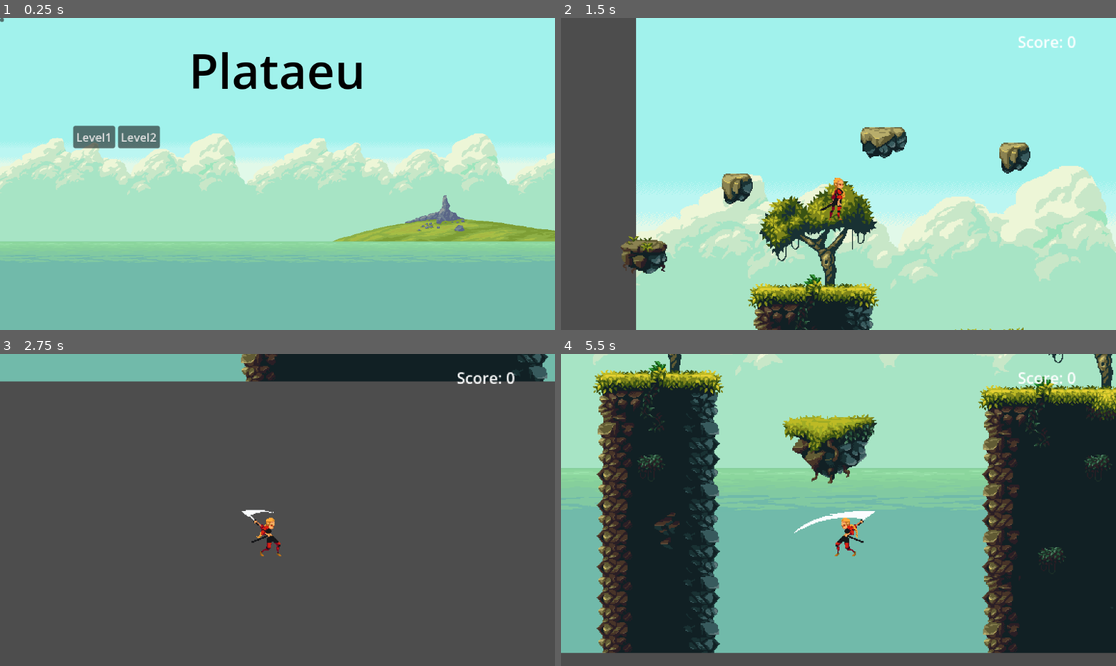
Above: before the commit, frames 1-4 (two rows, left to right).
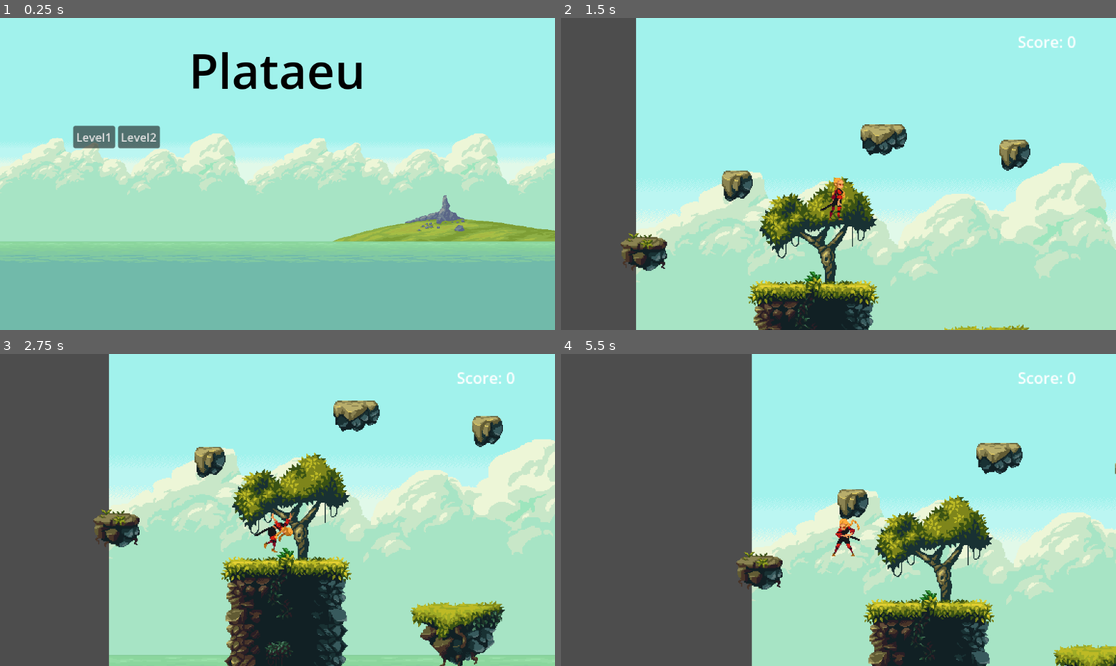
Above: after the commit, the same moments.

Repository: boovle2/plataeu
Game: Godot game, scene res://home_screen.tscn
Two runs of this game, one before a commit and one after it. Both use one fixed random seed, a clock stepped at 60 frames per second and the inputs below. Before the commit the project has no main scene; this scene is started directly in both runs.
Inputs (mouse positions are in pixels of both pictures, inside the frame that each line leads up to):
- Up to frame 1 (0.25 s): no input
- Up to frame 2 (1.5 s): click "Level1" at 0.5 s; tap Enter (ui_accept) at 1.25 s; move the mouse to (960, 158) at 1.27 s; hold Right (ui_right) from 1.28 s (still down); click (960, 158) at 1.35 s
- Up to frame 3 (2.75 s): keep holding Right (ui_right); tap Enter (ui_accept) at 1.52, 2.27 s; move the mouse to (166, 525) at 2.02 s; click (166, 525) at 2.1 s
- Up to frame 4 (5.5 s): move the mouse to (894, 441) at 2.77 s; release Right (ui_right) at 2.78 s; hold Left (ui_left) 2.78-3.53 s; click (894, 441) at 2.85 s; move the mouse to (810, 572) at 3.52 s; hold Right (ui_right) 3.53-5.03 s; click (810, 572) at 3.6 s; tap Enter (ui_accept) at 3.77, 4.52, 5.27 s; move the mouse to (1005, 556) at 4.27 s; click (1005, 556) at 4.35 s; move the mouse to (672, 463) at 5.02 s; hold Left (ui_left) from 5.03 s (still down); click (672, 463) at 5.1 s

The runs differ from the first frame. In frame 1, less than 0.1% of the frame differs, in the area x 0-1%, y 0-2%; in frame 2, 9.5%; in frame 3, 82%; in frame 4, 97%, in the area x 0-100%, y 0-100%.

Commit message:
working spikes

Diff:
--- a/plataeu/killzone.tscn
+++ b/plataeu/killzone.tscn
@@ -8,7 +8,7 @@
 script = ExtResource("1_3brf5")
 
 [node name="Timer" type="Timer" parent="." unique_id=1883727736]
-wait_time = 0.6
+wait_time = 0.3
 
 [connection signal="body_entered" from="." to="." method="_on_body_entered"]
 [connection signal="timeout" from="Timer" to="." method="_on_timer_timeout"]
--- a/plataeu/levels/Level1.tscn
+++ b/plataeu/levels/Level1.tscn
@@ -6,7 +6,8 @@
 [ext_resource type="Texture2D" uid="uid://oyms3r5wakso" path="res://assets/Environment/far-grounds.png" id="3_mlbie"]
 [ext_resource type="Texture2D" uid="uid://bewqx7u63v62g" path="res://assets/Environment/sea.png" id="4_s3sxq"]
 [ext_resource type="Texture2D" uid="uid://d20b5kd2y4qmu" path="res://assets/Environment/sky.png" id="5_5py54"]
-[ext_resource type="PackedScene" path="res://killzone.tscn" id="8_s3sxq"]
+[ext_resource type="PackedScene" uid="uid://qsf5luod57b6" path="res://spikes.tscn" id="8_dkril"]
+[ext_resource type="PackedScene" uid="uid://r57xoxrbljl7" path="res://killzone.tscn" id="8_s3sxq"]
 
 [sub_resource type="TileSetAtlasSource" id="TileSetAtlasSource_mlbie"]
 texture = ExtResource("1_kyxg0")
@@ -1391,3 +1392,9 @@
 [node name="CollisionShape2D" type="CollisionShape2D" parent="Killzone" unique_id=204114073]
 position = Vector2(375, 494)
 shape = SubResource("WorldBoundaryShape2D_5py54")
+
+[node name="spikes" parent="." unique_id=1447488988 instance=ExtResource("8_dkril")]
+position = Vector2(362, 410)
+
+[node name="spikes2" parent="." unique_id=494499829 instance=ExtResource("8_dkril")]
+position = Vector2(681, 377)
--- a/plataeu/player.tscn
+++ b/plataeu/player.tscn
@@ -193,7 +193,7 @@
 
 [sub_resource type="CapsuleShape2D" id="CapsuleShape2D_tkwlq"]
 radius = 9.0
-height = 52.0
+height = 44.0
 
 [node name="Player" type="CharacterBody2D" unique_id=1702158464]
 collision_layer = 3
@@ -205,7 +205,7 @@
 animation = &"attack_"
 
 [node name="CollisionShape2D" type="CollisionShape2D" parent="." unique_id=575144472]
-position = Vector2(0, 25)
+position = Vector2(-1, 26)
 shape = SubResource("CapsuleShape2D_tkwlq")
 
 [node name="Camera2D" type="Camera2D" parent="." unique_id=1606899078]
--- a/plataeu/project.godot
+++ b/plataeu/project.godot
@@ -11,11 +11,8 @@
 [application]
 
 config/name="plataeu"
+run/main_scene="uid://df8dbb8rmtbs8"
 config/features=PackedStringArray("4.6", "Forward Plus")
-
-[autoload]
-
-GlobalButton="*uid://cgfmmxvv6ifol"
 
 [input]
 
--- a/plataeu/spikes.gd
+++ b/plataeu/spikes.gd
@@ -1,19 +1,5 @@
 extends Area2D
-@onready var animated_sprite_2d: AnimatedSprite2D = $AnimatedSprite2D
-@onready var collision_shape_2d: CollisionShape2D = $CollisionShape2D
+@onready var animation_player: AnimationPlayer = $AnimationPlayer
 
-var move_up = true
-var Speed = 49
-
-func _process(delta: float) -> void:
-	animated_sprite_2d.play("default")
-	if move_up == true:
-		if collision_shape_2d.position.y >= -24 :
-			collision_shape_2d.position.y -= Speed * delta
-		else:
-			move_up = false
-	elif move_up == false:
-		if collision_shape_2d.position.y <= 24:
-			collision_shape_2d.position.y += Speed * delta
-		else:
-			move_up = true
+func _ready() -> void:
+	animation_player.play("default")
--- a/plataeu/spikes.tscn
+++ b/plataeu/spikes.tscn
@@ -2,12 +2,10 @@
 
 [ext_resource type="Script" uid="uid://ci3d0gmiflemg" path="res://spikes.gd" id="1_nrdsm"]
 [ext_resource type="Texture2D" uid="uid://50da7bi15an5" path="res://assets/Moving Spikes 32x32 scaled 64x64.png" id="1_s0g1x"]
-
-[sub_resource type="RectangleShape2D" id="RectangleShape2D_tpwrc"]
-size = Vector2(64, 20)
+[ext_resource type="PackedScene" uid="uid://r57xoxrbljl7" path="res://killzone.tscn" id="3_8fhau"]
 
 [sub_resource type="Animation" id="Animation_nrdsm"]
-length = 0.001
+length = 3.2
 tracks/0/type = "value"
 tracks/0/imported = false
 tracks/0/enabled = true
@@ -15,10 +13,10 @@
 tracks/0/interp = 1
 tracks/0/loop_wrap = true
 tracks/0/keys = {
-"times": PackedFloat32Array(0),
-"transitions": PackedFloat32Array(1),
+"times": PackedFloat32Array(0, 3.2),
+"transitions": PackedFloat32Array(1, 1),
 "update": 1,
-"values": [ExtResource("1_s0g1x")]
+"values": [ExtResource("1_s0g1x"), ExtResource("1_s0g1x")]
 }
 tracks/1/type = "value"
 tracks/1/imported = false
@@ -27,10 +25,10 @@
 tracks/1/interp = 1
 tracks/1/loop_wrap = true
 tracks/1/keys = {
-"times": PackedFloat32Array(0),
-"transitions": PackedFloat32Array(1),
+"times": PackedFloat32Array(0, 3.2),
+"transitions": PackedFloat32Array(1, 1),
 "update": 1,
-"values": [4]
+"values": [4, 4]
 }
 tracks/2/type = "value"
 tracks/2/imported = false
@@ -39,10 +37,10 @@
 tracks/2/interp = 1
 tracks/2/loop_wrap = true
 tracks/2/keys = {
-"times": PackedFloat32Array(0),
-"transitions": PackedFloat32Array(1),
+"times": PackedFloat32Array(0, 3.2),
+"transitions": PackedFloat32Array(1, 1),
 "update": 1,
-"values": [4]
+"values": [4, 4]
 }
 tracks/3/type = "value"
 tracks/3/imported = false
@@ -51,15 +49,27 @@
 tracks/3/interp = 1
 tracks/3/loop_wrap = true
 tracks/3/keys = {
-"times": PackedFloat32Array(0),
-"transitions": PackedFloat32Array(1),
+"times": PackedFloat32Array(),
+"transitions": PackedFloat32Array(),
 "update": 1,
-"values": [0]
+"values": []
+}
+tracks/4/type = "value"
+tracks/4/imported = false
+tracks/4/enabled = true
+tracks/4/path = NodePath("Killzone/CollisionShape2D:position")
+tracks/4/interp = 1
+tracks/4/loop_wrap = true
+tracks/4/keys = {
+"times": PackedFloat32Array(0, 3.2),
+"transitions": PackedFloat32Array(1, 1),
+"update": 0,
+"values": [Vector2(0, 24), Vector2(0, 24)]
 }
 
 [sub_resource type="Animation" id="Animation_8fhau"]
 resource_name = "default"
-length = 2.0
+length = 3.5333333
 loop_mode = 1
 tracks/0/type = "value"
 tracks/0/imported = false
@@ -104,10 +114,22 @@
 tracks/3/interp = 1
 tracks/3/loop_wrap = true
 tracks/3/keys = {
-"times": PackedFloat32Array(0.19999999, 1.2666667, 2, 2.5666666, 3.5333333, 5.0333333, 5.8),
+"times": PackedFloat32Array(0.03333333, 0.53333336, 1.0333333, 1.5333333, 2.0333333, 2.5333333, 3.0333333),
 "transitions": PackedFloat32Array(1, 1, 1, 1, 1, 1, 1),
 "update": 1,
-"values": [7, 6, 1, 5, 4, 3, 2]
+"values": [7, 6, 5, 4, 3, 2, 7]
+}
+tracks/4/type = "value"
+tracks/4/imported = false
+tracks/4/enabled = true
+tracks/4/path = NodePath("Killzone/CollisionShape2D:position")
+tracks/4/interp = 1
+tracks/4/loop_wrap = true
+tracks/4/keys = {
+"times": PackedFloat32Array(0, 0.46666667, 0.54, 1.01, 1.04, 1.5, 1.57, 2.02, 2.0666666, 2.5333333, 2.5666666, 2.96, 3.0333333, 3.5333333),
+"transitions": PackedFloat32Array(1, 1, 1, 1, 1, 1, 1, 1, 1, 1, 1, 1, 1, 1),
+"update": 1,
+"values": [Vector2(0, 35), Vector2(0, 35), Vector2(0, 17), Vector2(0, 17), Vector2(0, 0), Vector2(0, 0), Vector2(0, -15), Vector2(0, -15), Vector2(0, 0), Vector2(0, 0), Vector2(0, 17), Vector2(0, 17), Vector2(0, 35), Vector2(0, 35)]
 }
 
 [sub_resource type="AnimationLibrary" id="AnimationLibrary_ds4fp"]
@@ -116,13 +138,12 @@
 &"default": SubResource("Animation_8fhau")
 }
 
+[sub_resource type="RectangleShape2D" id="RectangleShape2D_tpwrc"]
+size = Vector2(64, 27)
+
 [node name="spikes" type="Area2D" unique_id=1447488988]
+scale = Vector2(0.5, 0.5)
 script = ExtResource("1_nrdsm")
-
-[node name="CollisionShape2D" type="CollisionShape2D" parent="." unique_id=1080110659]
-position = Vector2(0, 24)
-shape = SubResource("RectangleShape2D_tpwrc")
-debug_color = Color(0.9999997, 0.0046191565, 0.086252816, 0.41960785)
 
 [node name="AnimationPlayer" type="AnimationPlayer" parent="." unique_id=1726174636]
 libraries/ = SubResource("AnimationLibrary_ds4fp")
@@ -132,3 +153,11 @@
 texture = ExtResource("1_s0g1x")
 hframes = 4
 vframes = 4
+frame = 7
+
+[node name="Killzone" parent="." unique_id=241323749 instance=ExtResource("3_8fhau")]
+
+[node name="CollisionShape2D" type="CollisionShape2D" parent="Killzone" unique_id=1080110659]
+position = Vector2(0, 24)
+shape = SubResource("RectangleShape2D_tpwrc")
+debug_color = Color(0.9999997, 0.0046191565, 0.086252816, 0.41960785)
Not shown: 1 places in plataeu/home_screen.tscn that only renumber resources
Not shown: 1 places in plataeu/killzone.tscn that only renumber resources
